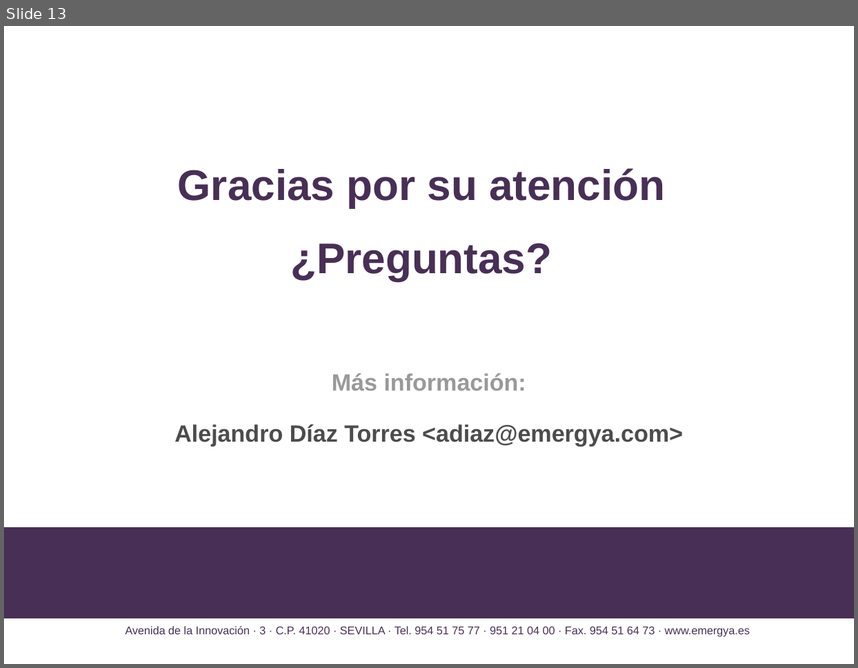
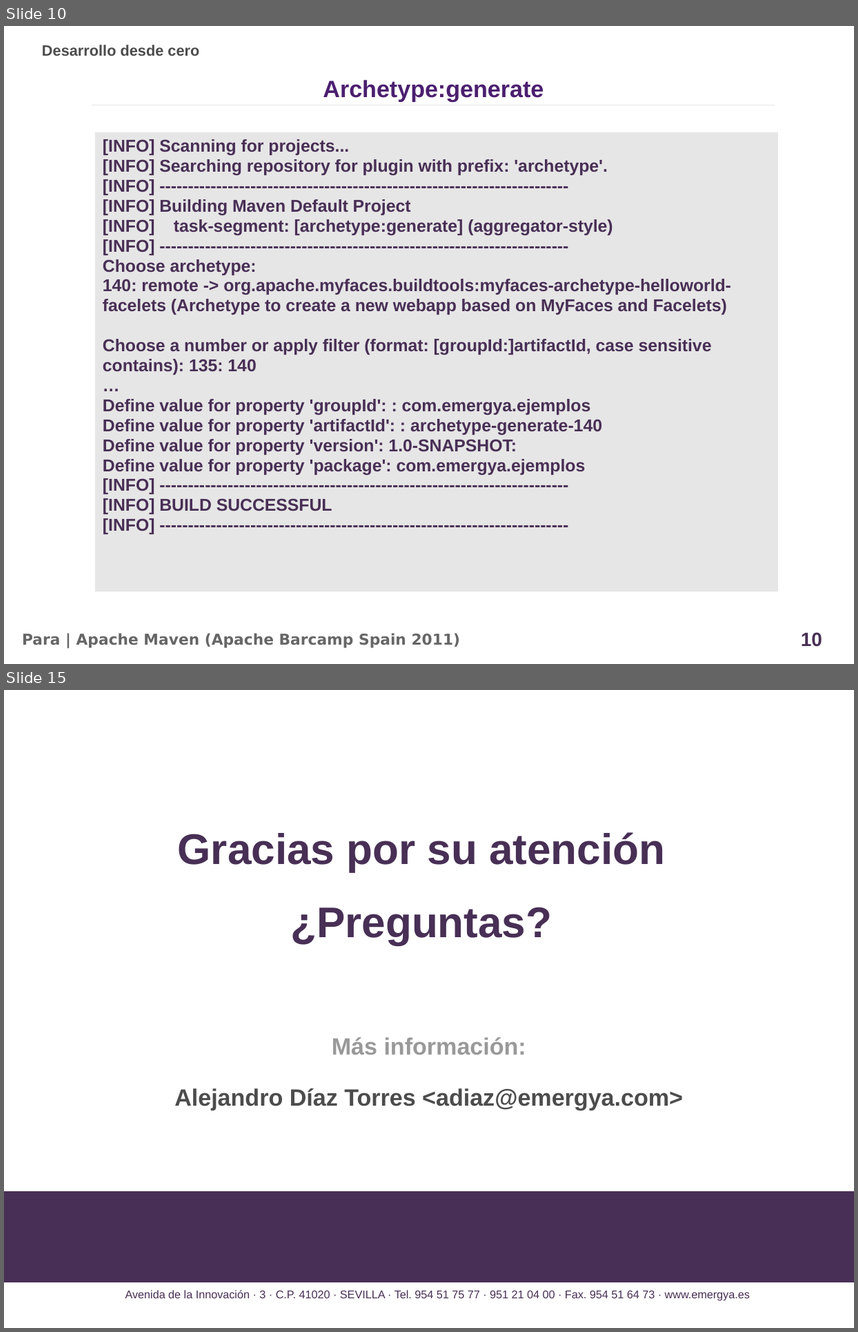
Before and after one commit to alediator/barcamp-maven, a slide deck: doc/slideshare.odp. Shown one above the other, each under a label of ours: slide 13 before the commit, slides 10 and 15 after it; the slides between them are not shown. The pictures are 858x668 and 858x1332 pixels, drawn with LibreOffice and Linux fonts; fonts in the diff are those of the drawing; background and template pictures are left out. Boxes give left, top, right and bottom in pixels: in the first picture for what was removed or moved away, otherwise in the second. Text is boxed around its words. In the diff, an @@ line names an element or a change of style, - is before the commit and + after.

Commit message:
Material de apoyo barcamp-maven

```diff
--- a/doc/slideshare.odp
+++ b/doc/slideshare.odp
@@ slide 10 added at <box>4,26,854,664</box>, background #FFFFFF @@
@@ text added at <box>42,45,199,56</box>, 14 pt, text #4C4C4C, bold @@
+Desarrollo desde cero
@@ text added at <box>323,80,544,101</box>, 22 pt, text #4B1F6F, bold @@
+Archetype:generate
@@ line added from (92, 105) to (775, 105), #E6E6E6 0 pt @@
@@ rectangle added at <box>95,132,778,591</box>, fill #E6E6E6, 16 pt, text #482F55, bold @@
+[INFO] Scanning for projects...
+[INFO] Searching repository for plugin with prefix: 'archetype'.
+[INFO] ------------------------------------------------------------------------
+[INFO] Building Maven Default Project
+[INFO] task-segment: [archetype:generate] (aggregator-style)
+[INFO] ------------------------------------------------------------------------
+Choose archetype:
+140: remote -> org.apache.myfaces.buildtools:myfaces-archetype-helloworld-facelets (Archetype to create a new webapp based on MyFaces and Facelets)
+Choose a number or apply filter (format: [groupId:]artifactId, case sensitive contains): 135: 140
+…
+Define value for property 'groupId': : com.emergya.ejemplos
+Define value for property 'artifactId': : archetype-generate-140
+Define value for property 'version': 1.0-SNAPSHOT:
+Define value for property 'package': com.emergya.ejemplos
+[INFO] ------------------------------------------------------------------------
+[INFO] BUILD SUCCESSFUL
+[INFO] ------------------------------------------------------------------------
@@ text added at <box>22,633,461,648</box>, 14 pt, text #666666, bold @@
+Para | Apache Maven (Apache Barcamp Spain 2011)
@@ page number added at <box>801,632,822,646</box>, 18 pt, text #482F55, bold @@
+10
@@ what was slide 13 is now slide 15 @@
```
Also in this commit, not shown: 8 slides changed, 1 other slide added, 55 other files.
